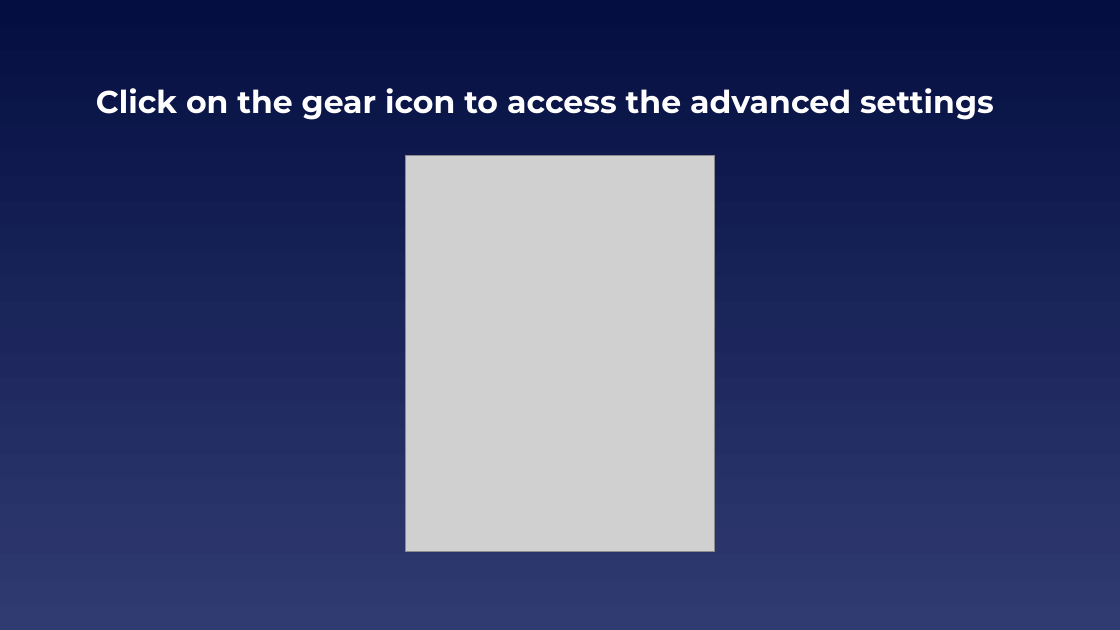
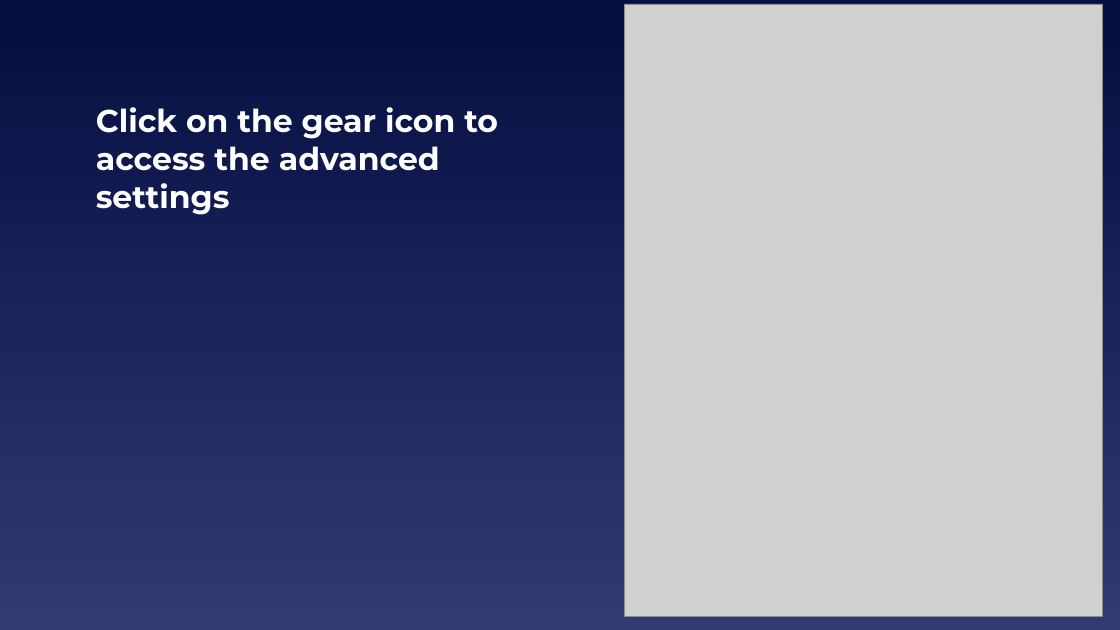
Before and after one commit to EELabMan/Raspberry-Pi-Intro, a slide deck: slide 14 of Raspberry Pi Intro Version 2 headless.pptx. Drawn at 1120x630 pixels with LibreOffice and Linux fonts; fonts in the diff are those of the drawing; grey boxes stand for pictures. Boxes give left, top, right and bottom in pixels: in the first picture for what was removed or moved away, otherwise in the second. Text is boxed around its words. In the diff, an @@ line names an element or a change of style, - is before the commit and + after.

```diff
--- a/Raspberry Pi Intro Version 2 headless.pptx
+++ b/Raspberry Pi Intro Version 2 headless.pptx
@@ picture: place and size @@
-picture at <box>406,155,715,551</box>
+picture at <box>624,4,1102,617</box>
@@ title "Click on the gear icon ..." rewrapped from <box>96,88,994,120</box> to <box>96,107,498,215</box> @@
```
Also in this commit, not shown: 4 other slides changed, 2 slides added.
